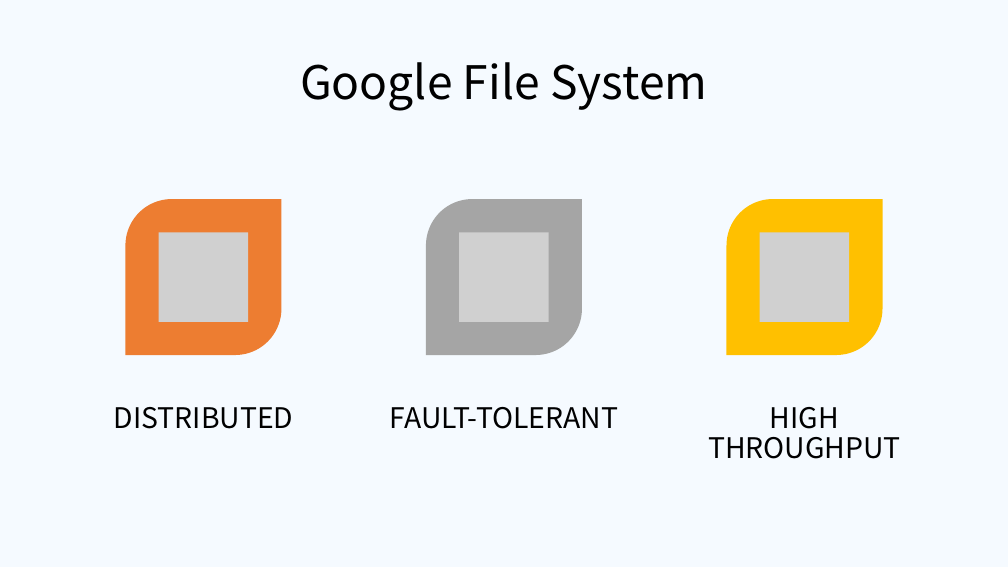
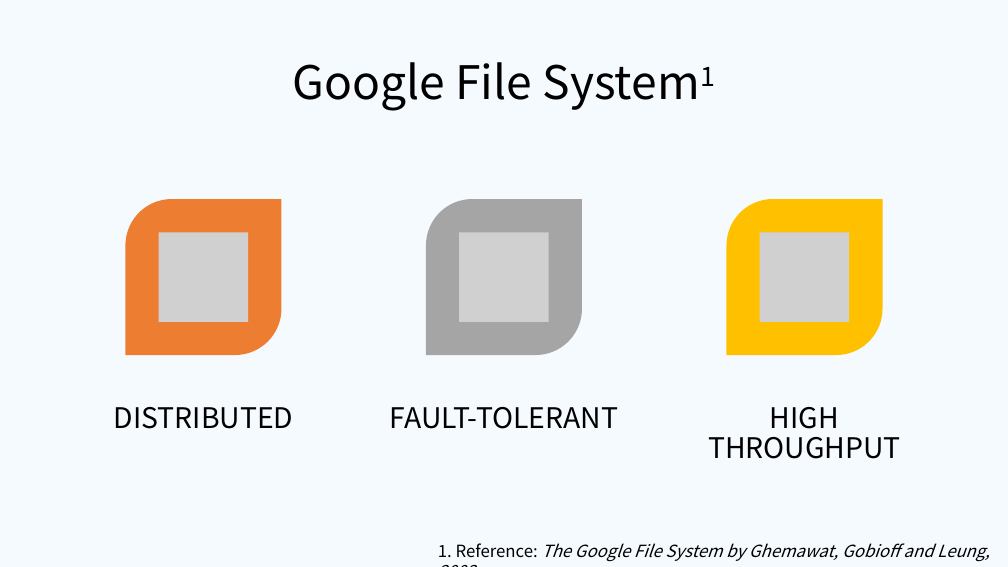
Before and after one commit to ifsheldon/OSLearning, a slide deck: slide 22 of project/MapReduce/pre.pptx (slide 20 before the commit). Drawn at 1008x567 pixels with LibreOffice and Linux fonts; fonts in the diff are those of the drawing; grey boxes stand for pictures. Boxes give left, top, right and bottom in pixels: in the first picture for what was removed or moved away, otherwise in the second. Text is boxed around its words. In the diff, an @@ line names an element or a change of style, - is before the commit and + after.

```diff
--- a/project/MapReduce/pre.pptx
+++ b/project/MapReduce/pre.pptx
@@ title at bbox=[293, 62, 532, 111]: text changed @@
-Google File System
+Google File System1
@@ text added at bbox=[438, 543, 990, 562], 16 pt, text #000000, italic @@
+1. Reference: The Google File System by Ghemawat, Gobioff and Leung, 2003
```
Also in this commit, not shown: 10 other slides changed, 9 slides added, 6 slides removed, 1 other file.
